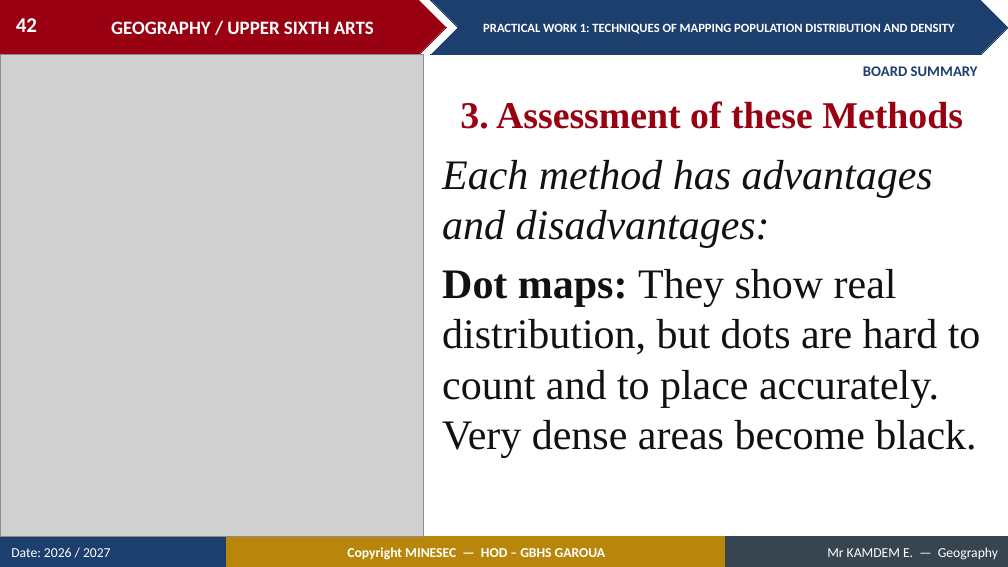
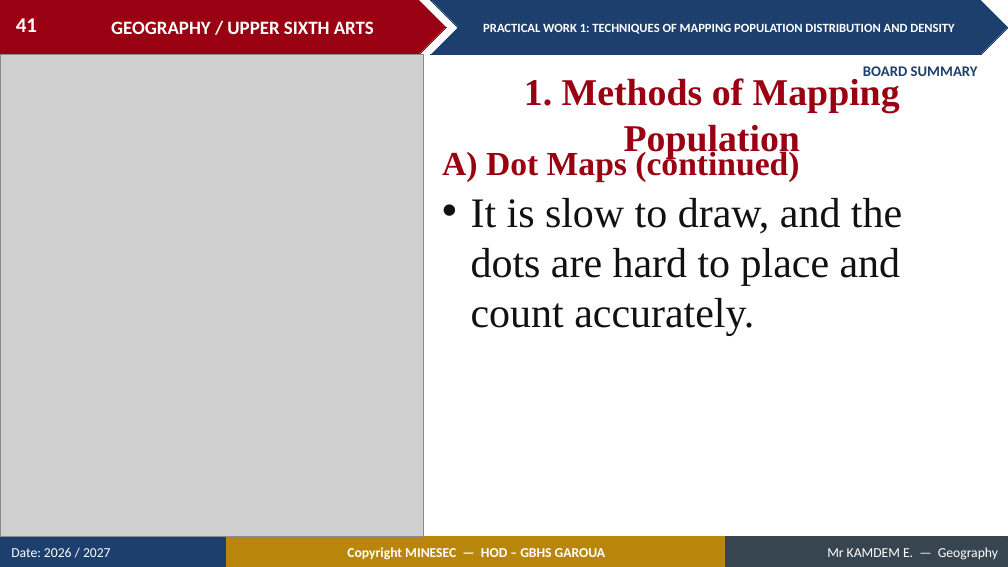
Before and after one commit to Berthautk/linea-github, a slide deck: slide 41 of lecons/USA/Population Geography/03_USA_POP_PW01_Techniques_of_Mapping_Population_Distribution_and_Density.pptx (slide 42 before the commit). Drawn at 1008x567 pixels with LibreOffice and Linux fonts; fonts in the diff are those of the drawing; grey boxes stand for pictures. Boxes give left, top, right and bottom in pixels: in the first picture for what was removed or moved away, otherwise in the second. Text is boxed around its words. In the diff, an @@ line names an element or a change of style, - is before the commit and + after.

```diff
--- a/lecons/USA/Population Geography/03_USA_POP_PW01_Techniques_of_Mapping_Population_Distribution_and_Density.pptx
+++ b/lecons/USA/Population Geography/03_USA_POP_PW01_Techniques_of_Mapping_Population_Distribution_and_Density.pptx
@@ page number at (x1=16, y1=18, x2=37, y2=32): text changed @@
-42
+41
@@ text at (x1=524, y1=78, x2=900, y2=158): text changed @@
-3. Assessment of these Methods
+1. Methods of Mapping Population
@@ text added at (x1=442, y1=149, x2=799, y2=182), 32 pt, text #990011, bold @@
+A) Dot Maps (continued)
@@ text at (x1=471, y1=198, x2=902, y2=336): text changed @@
-Each method has advantages and disadvantages:
-Dot maps: They show real distribution, but dots are hard to count and to place accurately. Very dense areas become black.
+• It is slow to draw, and the dots are hard to place and count accurately.
```
Also in this commit, not shown: 36 other slides changed, 32 slides added, 10 slides removed, 9 other files.
